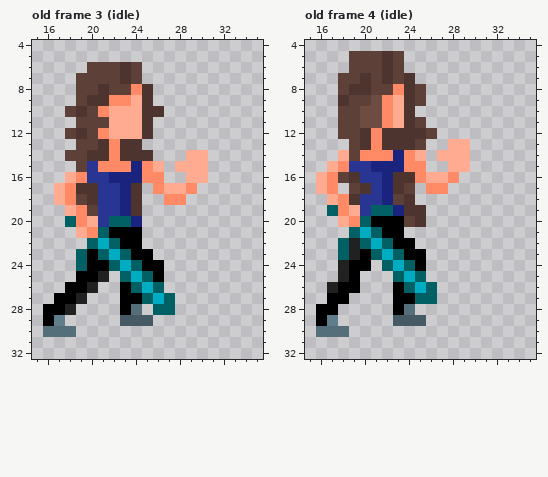
Two states of a pixel-art file, assets/characters/lilah.aseprite. That is the earlier state.
50x34 pixels, 26 frames. Colours within 5 levels of each other are drawn and written as one. Shown: old frame 3 (idle): x 15..35, y 4..32; old frame 4 (idle): x 15..35, y 4..32. The commit also changed other frames, which this record leaves out.
Once edited:
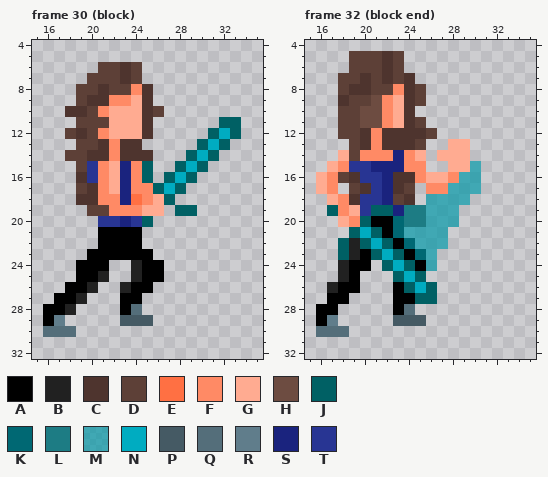
Palette (. is transparent): A #000000  B #212121  C #4e342e  D #5d4037  E #ff7043  F #ff8a65  G #ffab91  H #6d4c41  J #006064  K #006873  L #1d7c84  M #0097a7af  N #00acc1  P #455a64  Q #546e7a  R #607d8b  S #1a237e  T #283593
A new or re-ordered frame is compared with the old frame closest to it.
The exact change:
frames 26 -> 33
--- frame 30 (block) is new; against old frame 3 (idle), layer "Layer 1"
@@ x 15..35 @@
  5 .....................
- 6 .....DDDCD...........
- 7 ....DDDDCD...........
+ 6 ......DDCD...........
+ 7 .....DDDCD...........
  8 ....DDCDDFC..........
  9 ....DCCFFGC..........
-10 ...DCDFGGGCC.........
-11 ....DDDGGGC..........
-12 ...DCDFGGGC..........
-13 ....DDCFCC...........
-14 ...DDCCFCCC...GG.....
-15 ....DTFFFSFG.GGG.....
-16 ...GFTTSSSFF..GG.....
-17 ..GFCCTTSC.FGGF......
-18 ..GFDCTTSC..FF.......
-19 ...GFDTTSC...........
-20 ...JFGTJJS...........
-21 ....GFJAAA...........
-22 .....JNJAA...........
-23 ....JAJNJAA..........
-24 ....JAAJNJAA.........
-25 ....AAB.JNJA.........
-26 ...AAB..AJNJ.........
-27 ..AAB...AAJNJ........
-28 .AAB....AQ.JJ........
+10 ...CCDFGGGCD.........
+11 ....DDDGGGC......JJ..
+12 ...DCDFGGGC.....JNJ..
+13 ....DDCFCC.....JNJ...
+14 ...DDCCFCCC...JNJ....
+15 ....DTFGSFJ..JNJ.....
+16 ....CTFGSFJ.JNJ......
+17 ....DCFGSFFJNJ.......
+18 ....CCFFSEFGJ........
+19 .....DDFFFGG.JJ......
+20 ......TTSTJ..........
+21 ......AAAA...........
+22 ......AAAA...........
+23 .....AAAAAA..........
+24 ....AAA..BAA.........
+25 ....AAB..BAA.........
+26 ...AAB..BAA..........
+27 ..AAB...AA...........
+28 .AAB....AQ...........
 29 .AR.....PPP..........
--- frame 32 (block end) is new; against old frame 4 (idle), layer "Layer 2"
@@ x 21..32 @@
 14 FFSFG.GGG...
-15 SSSFF..GG...
-16 TSCCFGGF....
-17 TSCD.FF.....
-18 TSDC........
-19 JJSCC.......
-20 AAADC.......
-21 JAA.........
-22 NJAA........
-23 JNJAA.......
-24 .JNJA.......
+15 SSSFF..GGM..
+16 TSCCFGGFMM..
+17 TSCD.FFMMM..
+18 TSDC.MMMM...
+19 JJSLLMMM....
+20 AAKLLMMM....
+21 JAKMMMM.....
+22 NJAKMMM.....
+23 JNJAKM......
+24 .JNJAM......
 25 ..JNJ.......
